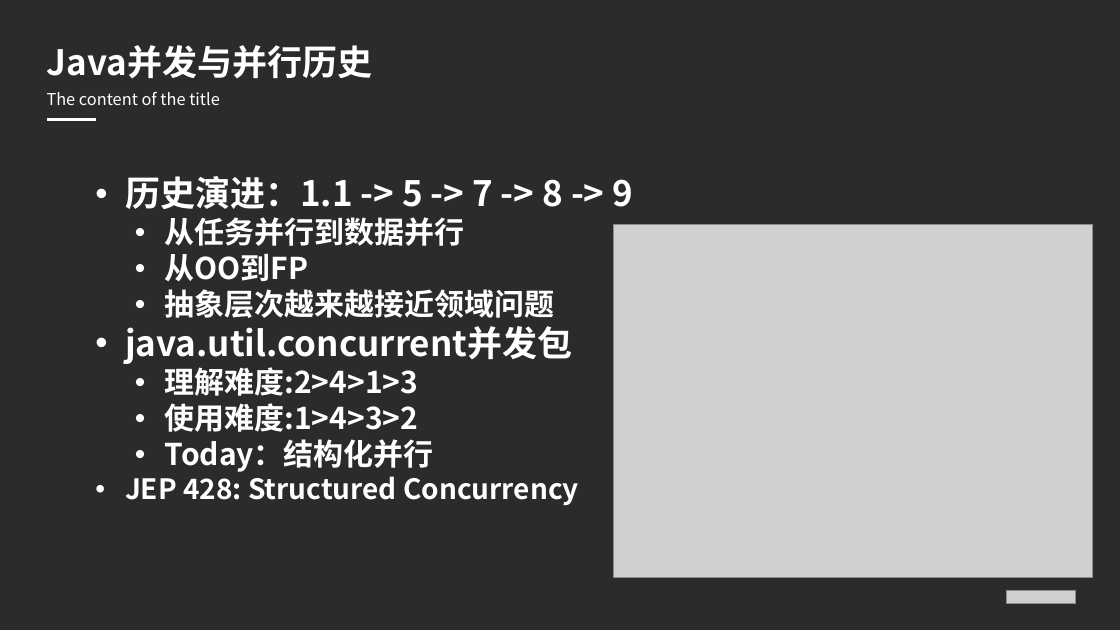
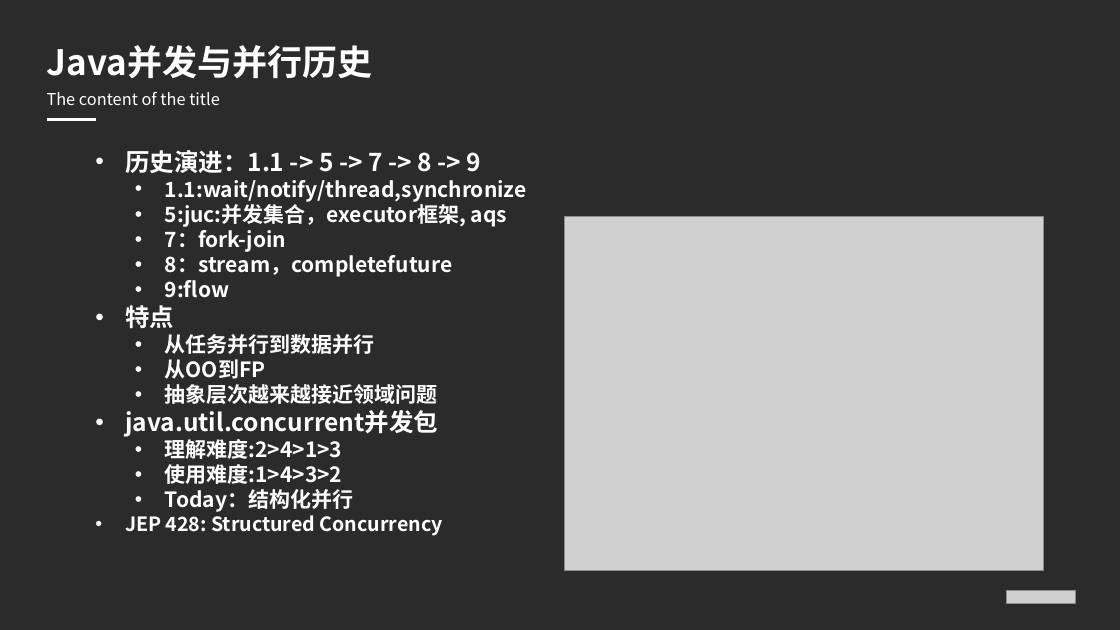
Before and after one commit to xiaozhiliaoo/my-slides, a slide deck: slide 4 of ppt/Parallel-Functional-Programming-with-Java.pptx. Drawn at 1120x630 pixels with LibreOffice and Linux fonts; fonts in the diff are those of the drawing; grey boxes stand for pictures; background and template pictures are left out; a plain dark background stands for a picture behind light text. Boxes give left, top, right and bottom in pixels: in the first picture for what was removed or moved away, otherwise in the second. Text is boxed around its words. In the diff, an @@ line names an element or a change of style, - is before the commit and + after.

```diff
--- a/ppt/Parallel-Functional-Programming-with-Java.pptx
+++ b/ppt/Parallel-Functional-Programming-with-Java.pptx
@@ text "历史演进：1.1 -> 5 -> 7 ...": place and size @@
-text "历史演进：1.1 -> 5 -> 7 ..." at <box>125,176,634,506</box>
+text "历史演进：1.1 -> 5 -> 7 ..." at <box>125,150,527,536</box>
@@ text at <box>125,150,480,536</box>: size 30 to 21 pt in "历史演进：1.1 -> 5 -> 7 -> 8 ...", "java.util.concurrent并发包"; size 25.7 to 18 pt in "从任务并行到数据并行", "从OO到FP", "抽象层次越来越接近领域问题", "理解难度:2>4>1>3" and 2 more places; size 24 to 16.8 pt in "JEP 428: Structured Concurrency" @@
@@ text at <box>165,180,527,298</box>: paragraphs added @@
+  • 1.1:wait/notify/thread,synchronize
+  • 5:juc:并发集合，executor框架, aqs
+  • 7：fork-join
+  • 8：stream，completefuture
+  • 9:flow
+• 特点
@@ picture: place and size @@
-picture at <box>613,224,1092,578</box>
+picture at <box>565,217,1044,571</box>
```
Also in this commit, not shown: 2 other slides changed, 1 other file.
